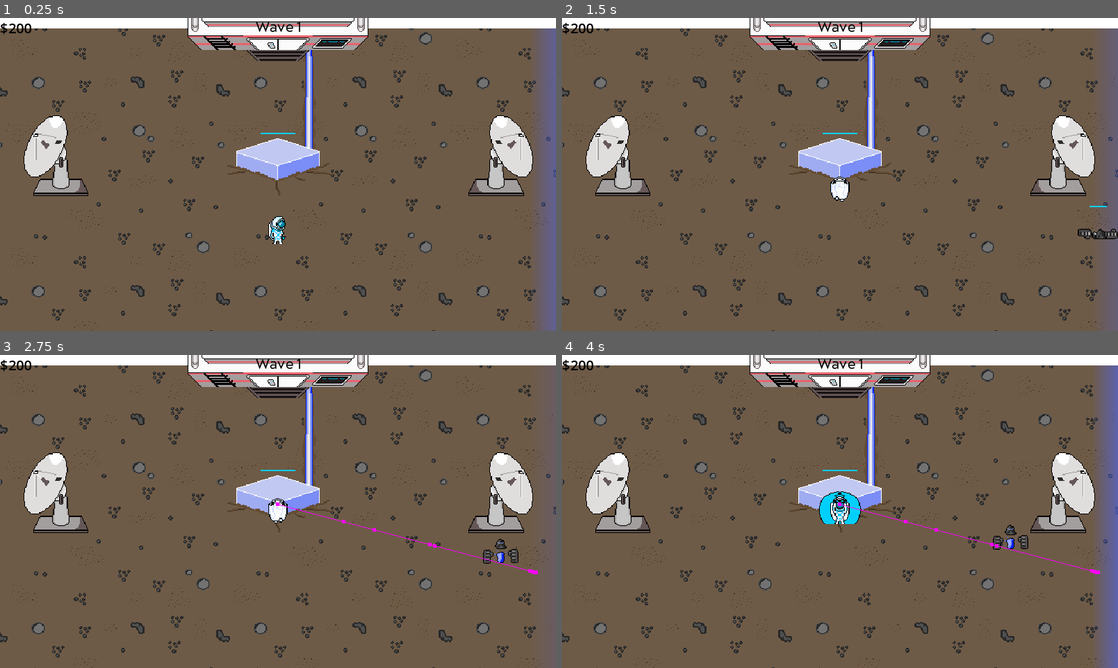
Above: before the commit, frames 1-4 (two rows, left to right).
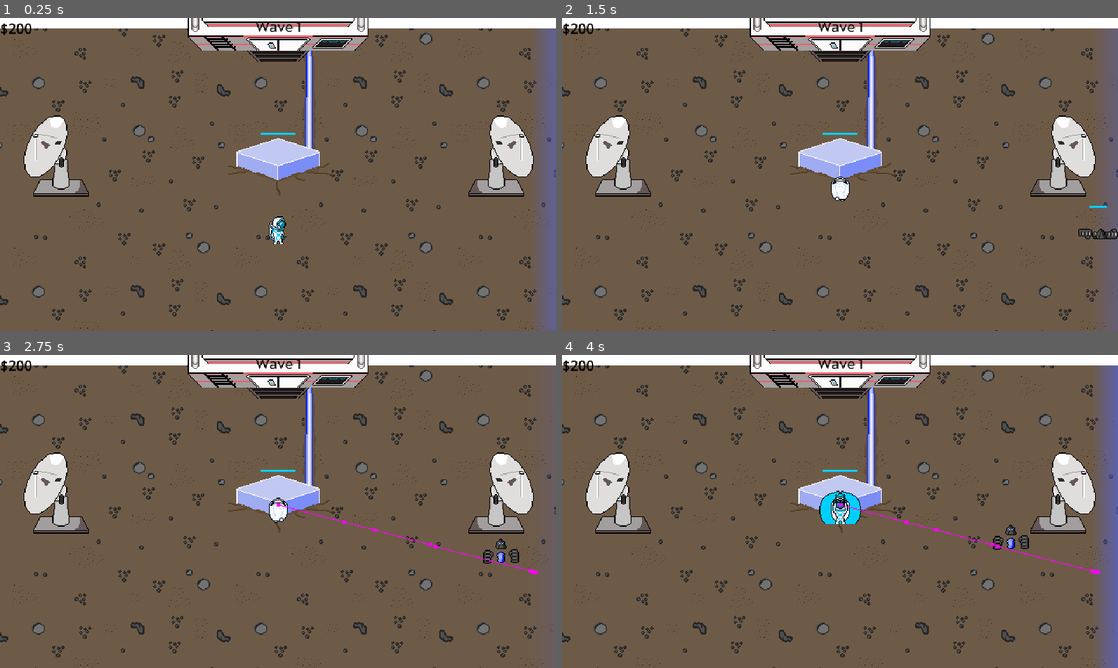
Above: after the commit, the same moments.

Repository: TylerPelaez/pixel-game-jam
Game: Godot game, scene res://Scenes/TestScene.tscn
Two runs of this game, one before a commit and one after it. Both use one fixed random seed, a clock stepped at 60 frames per second and the inputs below.
Inputs (mouse positions are in pixels of both pictures, inside the frame that each line leads up to):
- Up to frame 1 (0.25 s): no input
- Up to frame 2 (1.5 s): move the mouse to (867, 174) at 0.52 s; hold Up (ui_up) from 0.53 s (still down); tap E (PlayerAttack) at 0.6 s; click (867, 174) at 0.67 s; move the mouse to (812, 174) at 1.27 s; tap Tab (Start Wave) at 1.35 s
- Up to frame 3 (2.75 s): keep holding Up (ui_up); move the mouse to (289, 505) at 2.02 s; tap E (PlayerAttack) at 2.1 s
- Up to frame 4 (4 s): keep holding Up (ui_up); move the mouse to (834, 517) at 2.77 s; tap Tab (Start Wave) at 2.85 s; click (834, 517) at 2.92 s; move the mouse to (878, 514) at 3.52 s; tap E (PlayerAttack) at 3.6 s

The runs differ from the first frame. In frame 1, 2.7% of the frame differs, in the area x 0-100%, y 0-100%; in frame 2, 2.7%; in frame 3, 2.8%; in frame 4, 2.9%.

Commit message:
Testing Pixel Perfection

Diff:
--- a/Enemy/Enemy.gd
+++ b/Enemy/Enemy.gd
@@ -111,7 +111,6 @@
 				waiting_to_attack_core = is_core
 				return
 
-
 			start_attack(attack_target_pos, is_core)
 			return
 
--- /dev/null
+++ b/Scenes/GameOver.tscn
@@ -0,0 +1,70 @@
+[gd_scene load_steps=15 format=3 uid="uid://b4nw32m1ns878"]
+
+[ext_resource type="Texture2D" uid="uid://bd2nawu2kq336" path="res://Textures/UI/Space_Background.png" id="1_x6451"]
+[ext_resource type="Texture2D" uid="uid://cfr5cqgn026e7" path="res://Textures/UI/RocketAnim/Planet_and_Rocket_Background-Sheet1.png" id="2_c87te"]
+[ext_resource type="Texture2D" uid="uid://co7moudcbvmgl" path="res://Textures/UI/RocketAnim/Planet_and_Rocket_Background-Sheet2.png" id="3_mat03"]
+[ext_resource type="Texture2D" uid="uid://bwyevlx7in4es" path="res://Textures/UI/RocketAnim/Planet_and_Rocket_Background-Sheet11.png" id="4_0g67m"]
+[ext_resource type="Texture2D" uid="uid://dbmjaucn665h3" path="res://Textures/UI/RocketAnim/Planet_and_Rocket_Background-Sheet12.png" id="5_4tke3"]
+[ext_resource type="Texture2D" uid="uid://dxwfatnuiw4q3" path="res://Textures/UI/RocketAnim/Planet_and_Rocket_Background-Sheet3.png" id="6_s4ekh"]
+[ext_resource type="Texture2D" uid="uid://0lg0o7gn827d" path="res://Textures/UI/RocketAnim/Planet_and_Rocket_Background-Sheet4.png" id="7_qwk0b"]
+[ext_resource type="Texture2D" uid="uid://dsffl6q7vs5oj" path="res://Textures/UI/RocketAnim/Planet_and_Rocket_Background-Sheet5.png" id="8_g1m2b"]
+[ext_resource type="Texture2D" uid="uid://dyenmyr11ka3s" path="res://Textures/UI/RocketAnim/Planet_and_Rocket_Background-Sheet6.png" id="9_7n6x2"]
+[ext_resource type="Texture2D" uid="uid://b57msarubnafn" path="res://Textures/UI/RocketAnim/Planet_and_Rocket_Background-Sheet7.png" id="10_sw5my"]
+[ext_resource type="Texture2D" uid="uid://cojjpp6pel72d" path="res://Textures/UI/RocketAnim/Planet_and_Rocket_Background-Sheet8.png" id="11_on8vp"]
+[ext_resource type="Texture2D" uid="uid://d0q54t4rjxpli" path="res://Textures/UI/RocketAnim/Planet_and_Rocket_Background-Sheet9.png" id="12_dbujv"]
+[ext_resource type="Texture2D" uid="uid://cro8mwy67oh55" path="res://Textures/UI/RocketAnim/Planet_and_Rocket_Background-Sheet10.png" id="13_lt8o4"]
+
+[sub_resource type="AnimatedTexture" id="AnimatedTexture_3ue4c"]
+frames = 12
+frame_0/texture = ExtResource("2_c87te")
+frame_1/texture = ExtResource("3_mat03")
+frame_1/duration = 1.0
+frame_2/texture = ExtResource("6_s4ekh")
+frame_2/duration = 1.0
+frame_3/texture = ExtResource("7_qwk0b")
+frame_3/duration = 1.0
+frame_4/texture = ExtResource("8_g1m2b")
+frame_4/duration = 1.0
+frame_5/texture = ExtResource("9_7n6x2")
+frame_5/duration = 1.0
+frame_6/texture = ExtResource("10_sw5my")
+frame_6/duration = 1.0
+frame_7/texture = ExtResource("11_on8vp")
+frame_7/duration = 1.0
+frame_8/texture = ExtResource("12_dbujv")
+frame_8/duration = 1.0
+frame_9/texture = ExtResource("13_lt8o4")
+frame_9/duration = 1.0
+frame_10/texture = ExtResource("4_0g67m")
+frame_10/duration = 1.0
+frame_11/texture = ExtResource("5_4tke3")
+frame_11/duration = 1.0
+
+[node name="GameOver" type="Control"]
+visible = false
+layout_mode = 3
+anchors_preset = 15
+anchor_right = 1.0
+anchor_bottom = 1.0
+grow_horizontal = 2
+grow_vertical = 2
+
+[node name="TextureRect" type="TextureRect" parent="."]
+layout_mode = 2
+offset_right = 1280.0
+offset_bottom = 720.0
+texture = ExtResource("1_x6451")
+expand_mode = 1
+stretch_mode = 4
+
+[node name="RocketPlanet" type="TextureRect" parent="."]
+layout_mode = 2
+anchor_left = 1.0
+anchor_top = 1.0
+anchor_right = 1.0
+anchor_bottom = 1.0
+offset_left = -465.0
+offset_top = -450.0
+grow_horizontal = 0
+grow_vertical = 0
+texture = SubResource("AnimatedTexture_3ue4c")
--- a/Scenes/TestScene.tscn
+++ b/Scenes/TestScene.tscn
@@ -14,6 +14,7 @@
 [ext_resource type="Script" path="res://Scripts/NavController.gd" id="9_r7anm"]
 [ext_resource type="PackedScene" uid="uid://bcruqu6j56sxy" path="res://Player/Traps/TrapStandin.tscn" id="9_v4ruk"]
 [ext_resource type="PackedScene" uid="uid://c206v4c4ft2mf" path="res://Scenes/Inventory.tscn" id="11_v0peg"]
+[ext_resource type="PackedScene" uid="uid://b4nw32m1ns878" path="res://Scenes/GameOver.tscn" id="12_tgtse"]
 [ext_resource type="Script" path="res://Scripts/RadialMenuFollow.gd" id="14_k1f3b"]
 [ext_resource type="PackedScene" uid="uid://c4p6sq8o3f2h5" path="res://UI/radial_menu.tscn" id="15_nq4b4"]
 [ext_resource type="Texture2D" uid="uid://cw00scmuvh4xw" path="res://Textures/Environment/Base.png" id="16_dtrga"]
@@ -380,6 +381,8 @@
 trap_placement_prefab = ExtResource("9_v4ruk")
 
 [node name="UI Controller" parent="." instance=ExtResource("7_epif2")]
+
+[node name="GameOver" parent="UI Controller" instance=ExtResource("12_tgtse")]
 
 [node name="Wall3" parent="." instance=ExtResource("8_q1nra")]
 position = Vector2(0, -544)
--- a/Scenes/ui_controller.tscn
+++ b/Scenes/ui_controller.tscn
@@ -1,56 +1,35 @@
-[gd_scene load_steps=4 format=3 uid="uid://dos2g6h404rdh"]
+[gd_scene load_steps=3 format=3 uid="uid://dos2g6h404rdh"]
 
 [ext_resource type="Script" path="res://Scripts/UI Controller.gd" id="1_p2v83"]
 [ext_resource type="FontFile" uid="uid://cfavqas7l0oja" path="res://acherusgrotesque-regular.otf" id="2_qt38b"]
 
-[sub_resource type="Theme" id="Theme_qhu1p"]
-default_font = ExtResource("2_qt38b")
+[node name="UI Controller" type="CanvasLayer"]
+script = ExtResource("1_p2v83")
 
-[node name="UI Controller" type="CanvasLayer" node_paths=PackedStringArray("energy_label")]
-script = ExtResource("1_p2v83")
-energy_label = NodePath("EnergyLabel")
+[node name="SubViewportContainer" type="SubViewportContainer" parent="."]
+offset_right = 40.0
+offset_bottom = 40.0
 
-[node name="WaveLabel" type="Label" parent="."]
+[node name="SubViewport" type="SubViewport" parent="SubViewportContainer"]
+transparent_bg = true
+handle_input_locally = false
+size = Vector2i(1280, 720)
+render_target_update_mode = 4
+
+[node name="WaveLabel" type="Label" parent="SubViewportContainer/SubViewport"]
 anchors_preset = 5
 anchor_left = 0.5
 anchor_right = 0.5
-offset_left = -26.5
-offset_right = 26.5
+offset_left = -346.5
+offset_right = -293.5
 offset_bottom = 26.0
 grow_horizontal = 2
 theme_override_colors/font_color = Color(0, 0, 0, 1)
 theme_override_fonts/font = ExtResource("2_qt38b")
 text = "Wave 1"
 
-[node name="Control" type="Control" parent="."]
-layout_mode = 3
-anchors_preset = 15
-anchor_right = 1.0
-anchor_bottom = 1.0
-grow_horizontal = 2
-grow_vertical = 2
-size_flags_horizontal = 3
-size_flags_vertical = 3
-
-[node name="HBoxContainer" type="HBoxContainer" parent="Control"]
-layout_mode = 1
-anchors_preset = 7
-anchor_left = 0.5
-anchor_top = 1.0
-anchor_right = 0.5
-anchor_bottom = 1.0
-offset_left = -134.0
-offset_top = -64.0
-offset_right = 134.0
-grow_horizontal = 2
-grow_vertical = 0
-size_flags_horizontal = 4
-size_flags_vertical = 4
-theme = SubResource("Theme_qhu1p")
-alignment = 1
-
-[node name="EnergyLabel" type="Label" parent="."]
+[node name="EnergyLabel" type="Label" parent="SubViewportContainer/SubViewport"]
 offset_right = 40.0
-offset_bottom = 23.0
+offset_bottom = 26.0
 theme_override_colors/font_color = Color(0, 0, 0, 1)
 text = "$100"
--- a/Scripts/UI Controller.gd
+++ b/Scripts/UI Controller.gd
@@ -1,8 +1,8 @@
 extends CanvasLayer
 class_name UIController
 
-@onready var wave_label: Label = $WaveLabel
-@export var energy_label: Label
+@onready var wave_label: Label = $SubViewportContainer/SubViewport/WaveLabel
+@onready var energy_label: Label = $SubViewportContainer/SubViewport/EnergyLabel
 
 func new_wave(wave_number):
 	wave_label.text = "Wave " + str(wave_number)
--- a/project.godot
+++ b/project.godot
@@ -25,7 +25,7 @@
 window/size/viewport_height=360
 window/size/window_width_override=1280
 window/size/window_height_override=720
-window/stretch/mode="canvas_items"
+window/stretch/mode="viewport"
 
 [input]
 
@@ -120,3 +120,4 @@
 renderer/rendering_method.mobile="gl_compatibility"
 textures/lossless_compression/force_png=true
 2d/snap/snap_2d_transforms_to_pixel=true
+2d/snap/snap_2d_vertices_to_pixel=true
Not shown: 1 places in Scenes/TestScene.tscn that only renumber resources
Binary file added: Textures/Planet_and_Rocket_Background-Sheet.png
Not shown, added: Textures/Planet_and_Rocket_Background-Sheet.png.import
Binary file added: Textures/UI/RocketAnim/Planet_and_Rocket_Background-Sheet.aseprite
Binary file added: Textures/UI/RocketAnim/Planet_and_Rocket_Background-Sheet1.png
Not shown, added: Textures/UI/RocketAnim/Planet_and_Rocket_Background-Sheet1.png.import
Binary file added: Textures/UI/RocketAnim/Planet_and_Rocket_Background-Sheet10.png
Not shown, added: Textures/UI/RocketAnim/Planet_and_Rocket_Background-Sheet10.png.import
Binary file added: Textures/UI/RocketAnim/Planet_and_Rocket_Background-Sheet11.png
Not shown, added: Textures/UI/RocketAnim/Planet_and_Rocket_Background-Sheet11.png.import
Binary file added: Textures/UI/RocketAnim/Planet_and_Rocket_Background-Sheet12.png
Not shown, added: Textures/UI/RocketAnim/Planet_and_Rocket_Background-Sheet12.png.import
(and 21 more such lines)
